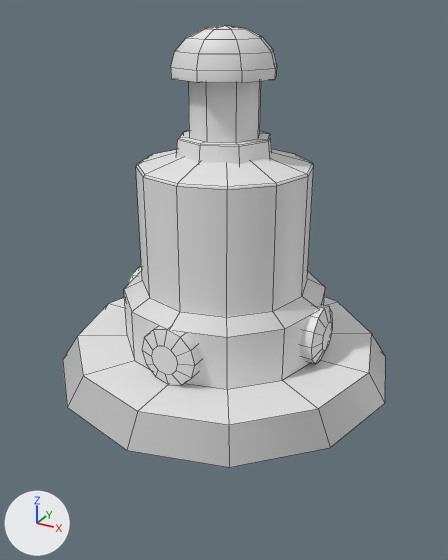
One commit to the FBX model Project_Neptune/MOBA_Neptune/Assets/Art/Environment/S_Tower_01.fbx: the scene before it, then after it.
One viewpoint serves both versions: a 50 mm camera at (5.59, -10.2, 6.84) aimed at (0.08, -0.18, 1.83). The axes (+X, +Y, +Z) are drawn at lower left. The lights are the same throughout. Mesh edges are drawn as thin lines. Materials are left out; every surface is plain grey. Where no turn or scale is listed for an object, it has been applied to the vertices.

The older version as bpy lines, for what is in view:
```python
me_mesh = bpy.data.meshes.new('Mesh')
me_mesh.from_pydata(...)  # 310 vertices, 264 faces; spans x -3.49..3.49, y -3.49..3.49, z -0.09..6.56
me_mesh.materials.append(mat_m_tower)
ob_s_tower_01 = bpy.data.objects.new('S_Tower_01', me_mesh)
ob_s_tower_01.location = (0.0, 0.0, 0.0)
```
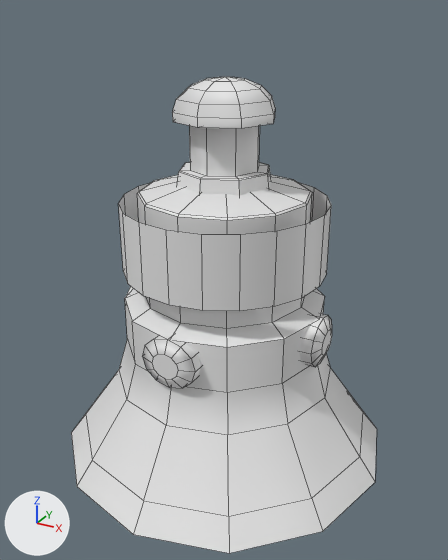
The change, as a list of edits to the scene's bpy script:
```text
Change me_mesh:
    used by ob_s_tower_01; location = (0.0, 0.0, 0.0)
    remove me_mesh.from_pydata(...)  # 310 vertices, 264 faces; spans x -3.49..3.49, y -3.49..3.49, z -0.09..6.56
    add me_mesh.from_pydata(...)  # 362 vertices, 296 faces; spans x -3.49..3.49, y -3.49..3.49, z -2.0..5.71
    me_mesh part 1: the loose piece of 81 vertices spanning x -0.98..0.98, y -0.98..0.98, z 3.98..6.56 is scaled about the mesh origin by (1, 1, 0.871)
    me_mesh part 2: the loose piece of 36 vertices spanning x -0.57..0.57, y -2.25..-1.76, z 0.47..1.61 is scaled about the mesh origin by (1, 1, 0.871)
    me_mesh part 3: the loose piece of 36 vertices spanning x -2.25..-1.72, y -0.57..0.57, z 0.47..1.61 is scaled about the mesh origin by (1, 1, 0.871)
    me_mesh part 4: the loose piece of 36 vertices spanning x 1.76..2.25, y -0.57..0.57, z 0.47..1.61 is scaled about the mesh origin by (1, 1, 0.871)
    me_mesh part 5: the loose piece of 85 vertices spanning x -3.49..3.49, y -3.49..3.49, z -0.09..4.61 is rebuilt with 97 vertices and now spans x -3.49..3.49, y -3.49..3.49, z -2.0..4.01
    me_mesh part 6: a new loose piece of 40 vertices spanning x -2.03..2.03, y -2.03..2.03, z 2.05..3.45
```

Where the change shows, as pixel boxes (x1, y1, x2, y2) in the pictures (448 x 560 px; the box of a moved part takes in the faces that stretch with it):
'S_Tower_01', reshaped (8% taller): before (63, 25, 385, 467); after (71, 77, 377, 553)
part 1 of me_mesh, moved or reshaped: before (171, 25, 277, 164); after (172, 77, 275, 196)
part 2 of me_mesh, moved or reshaped: before (142, 326, 202, 385); after (142, 336, 202, 388)
part 3 of me_mesh, moved or reshaped: before (127, 267, 142, 285); after (127, 287, 133, 295)
part 4 of me_mesh, moved or reshaped: before (300, 305, 332, 364); after (299, 314, 332, 367)
part 5 of me_mesh, rebuilt (19% taller): before (63, 149, 385, 467); after (71, 175, 377, 553)
part 6 of me_mesh, added: after (118, 182, 331, 311)
